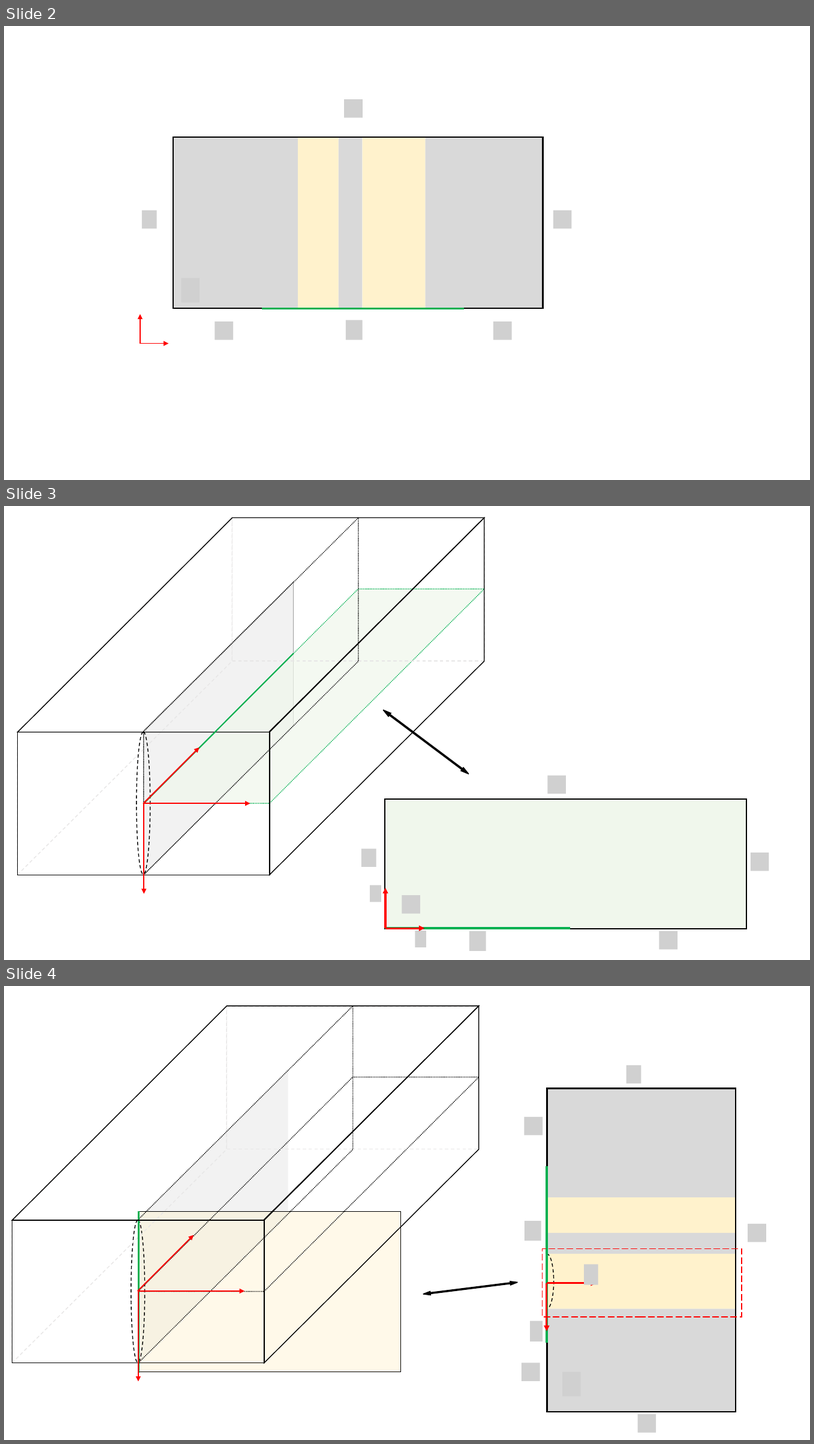
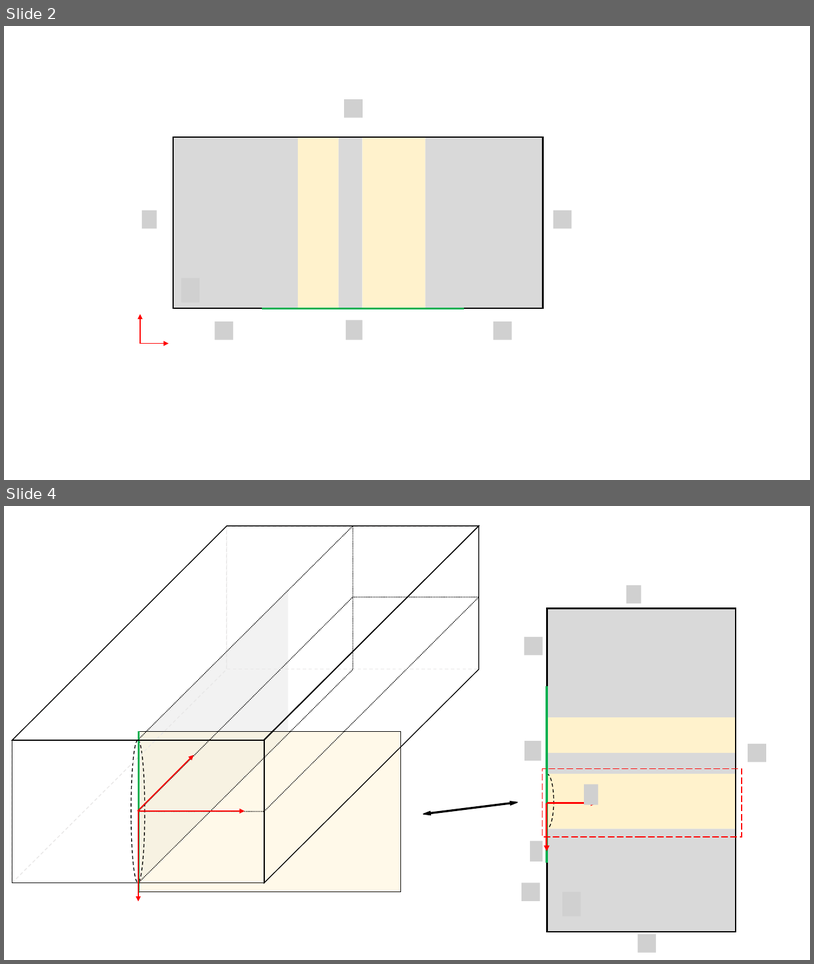
Before and after one commit to Ivashchenkospb/Diploma, a slide deck: Illustrations.pptx. Shown one above the other, each under a label of ours: slides 2, 3 and 4 before the commit, slides 2 and 4 after it; the slides between them are not shown. The pictures are 814x1444 and 814x964 pixels, drawn with LibreOffice and Linux fonts; fonts in the diff are those of the drawing; grey boxes stand for pictures; background and template pictures are left out. Boxes give left, top, right and bottom in pixels: in the first picture for what was removed or moved away, otherwise in the second. Text is boxed around its words. In the diff, an @@ line names an element or a change of style, - is before the commit and + after.

```diff
--- a/Illustrations.pptx
+++ b/Illustrations.pptx
@@ slide 3 removed at <box>4,506,810,960</box>, background #FFFFFF @@
@@ left right arrow removed at <box>383,708,471,775</box> @@
@@ picture removed at <box>548,775,566,793</box> @@
@@ group removed at <box>17,517,485,894</box>: 6 parallelograms, 3 arrows, 2 rectangles, 1 ellipse, 1 line @@
@@ rectangle removed at <box>385,799,747,928</box> @@
@@ picture removed at <box>362,849,377,867</box> @@
@@ picture removed at <box>751,853,769,871</box> @@
@@ picture removed at <box>402,895,420,913</box> @@
@@ line removed from (385, 928) to (570, 928) @@
@@ group removed at <box>370,885,426,947</box>: 2 arrows, 2 pictures @@
@@ picture removed at <box>470,931,487,951</box> @@
@@ picture removed at <box>660,931,678,949</box> @@
```
Also in this commit, not shown: 2 slides added, 1 other slide removed, 2 other files.
